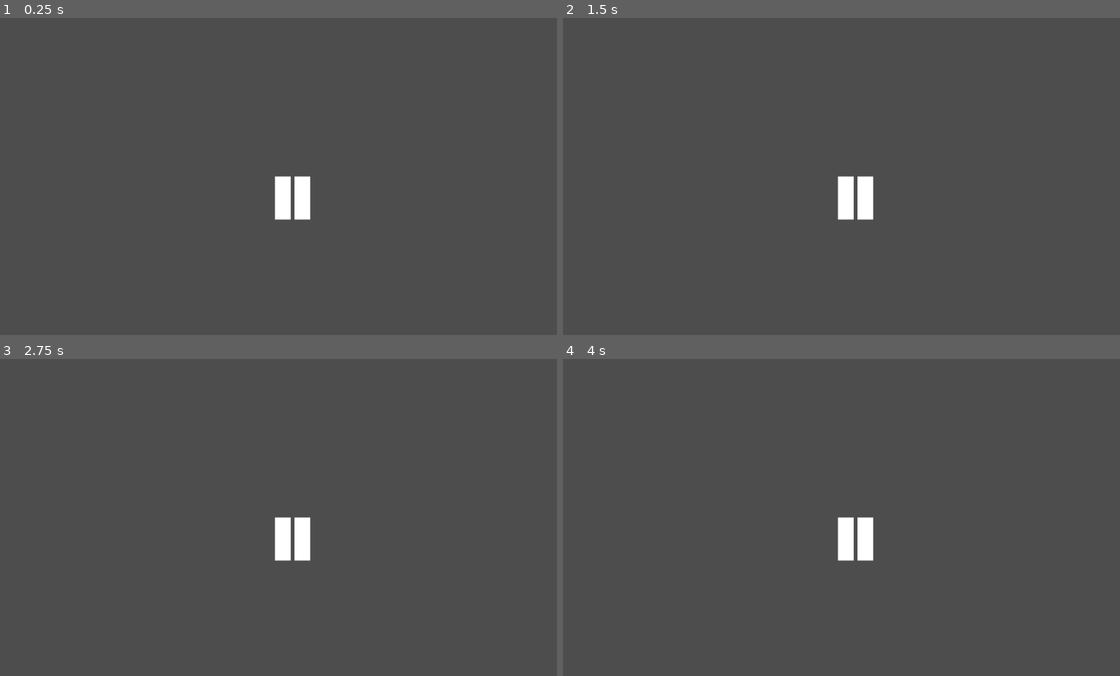
Above: before the commit, frames 1-4 (two rows, left to right).
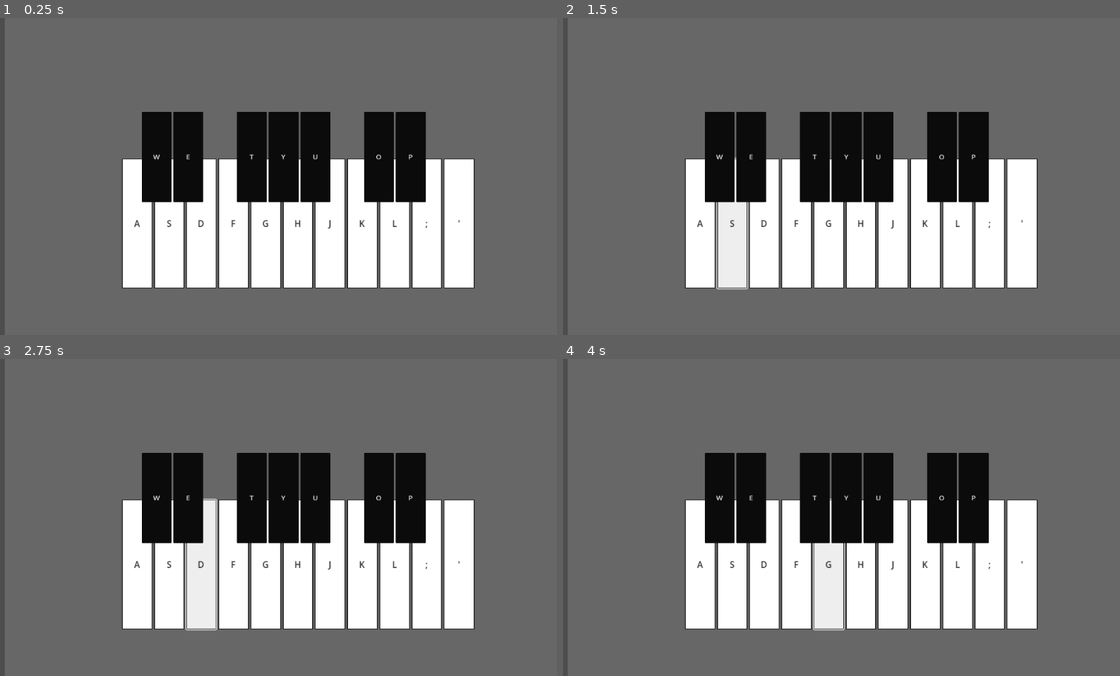
Above: after the commit, the same moments.

Repository: Zombeescott/PianoGame
Game: Godot game, scene res://Scenes/keyboard.tscn
The game is run twice, just before and just after one commit, with the same random seed, the same clock (stepped at 60 frames per second) and the same inputs. Before the commit the project starts from res://keyboard.tscn.
Inputs (mouse positions are in pixels of both pictures, inside the frame that each line leads up to):
- Up to frame 1 (0.25 s): no input
- Up to frame 2 (1.5 s): click (702, 224) at 0.5 s, where only the run after the commit has a clickable "A"; click (730, 224) at 1.25 s, where only the run after the commit has a clickable "S"
- Up to frame 3 (2.75 s): click (200, 565) at 2 s, where only the run after the commit has a clickable "D"
- Up to frame 4 (4 s): click (796, 565) at 2.75 s, where only the run after the commit has a clickable "F"; click (830, 565) at 3.5 s, where only the run after the commit has a clickable "G"

The runs differ from the first frame. In frame 1, 97% of the frame differs, in the area x 0-100%, y 0-100%; in frame 2, 97%; in frame 3, 97%; in frame 4, 97%.

Commit message:
Keyboard interface created

Diff:
--- /dev/null
+++ b/Assets/blackKey.tres
@@ -0,0 +1,28 @@
+[gd_resource type="Theme" load_steps=4 format=3 uid="uid://7pg2tkcgoci3"]
+
+[sub_resource type="StyleBoxFlat" id="StyleBoxFlat_p2xpf"]
+bg_color = Color(0.0980392, 0.0980392, 0.0980392, 1)
+corner_radius_top_left = 2
+corner_radius_top_right = 2
+corner_radius_bottom_right = 2
+corner_radius_bottom_left = 2
+
+[sub_resource type="StyleBoxFlat" id="StyleBoxFlat_jyrc4"]
+bg_color = Color(0.0431373, 0.0431373, 0.0431373, 1)
+corner_radius_top_left = 2
+corner_radius_top_right = 2
+corner_radius_bottom_right = 2
+corner_radius_bottom_left = 2
+
+[sub_resource type="StyleBoxFlat" id="StyleBoxFlat_jhuxy"]
+bg_color = Color(0.239216, 0.239216, 0.239216, 1)
+border_color = Color(0, 0, 0, 1)
+corner_radius_top_left = 2
+corner_radius_top_right = 2
+corner_radius_bottom_right = 2
+corner_radius_bottom_left = 2
+
+[resource]
+Button/styles/hover = SubResource("StyleBoxFlat_p2xpf")
+Button/styles/normal = SubResource("StyleBoxFlat_jyrc4")
+Button/styles/pressed = SubResource("StyleBoxFlat_jhuxy")
--- /dev/null
+++ b/Assets/whiteKey.tres
@@ -0,0 +1,37 @@
+[gd_resource type="Theme" load_steps=4 format=3 uid="uid://bgjrf1ffhsv5j"]
+
+[sub_resource type="StyleBoxFlat" id="StyleBoxFlat_eh72o"]
+bg_color = Color(0.933333, 0.933333, 0.933333, 1)
+border_width_left = 1
+border_width_top = 1
+border_width_right = 1
+border_width_bottom = 1
+border_color = Color(0.12549, 0.12549, 0.12549, 1)
+shadow_size = 1
+
+[sub_resource type="StyleBoxFlat" id="StyleBoxFlat_7hw58"]
+bg_color = Color(1, 1, 1, 1)
+border_width_left = 1
+border_width_top = 1
+border_width_right = 1
+border_width_bottom = 1
+border_color = Color(0.12549, 0.12549, 0.12549, 1)
+shadow_size = 1
+
+[sub_resource type="StyleBoxFlat" id="StyleBoxFlat_0wlaf"]
+bg_color = Color(0.776471, 0.776471, 0.776471, 1)
+border_width_left = 1
+border_width_top = 1
+border_width_right = 1
+border_width_bottom = 1
+border_color = Color(0.12549, 0.12549, 0.12549, 1)
+shadow_size = 1
+
+[resource]
+Button/colors/font_color = Color(0.188235, 0.188235, 0.188235, 1)
+Button/colors/font_focus_color = Color(0.188235, 0.188235, 0.188235, 1)
+Button/colors/font_hover_color = Color(0.188235, 0.188235, 0.188235, 1)
+Button/colors/font_pressed_color = Color(0.188235, 0.188235, 0.188235, 1)
+Button/styles/hover = SubResource("StyleBoxFlat_eh72o")
+Button/styles/normal = SubResource("StyleBoxFlat_7hw58")
+Button/styles/pressed = SubResource("StyleBoxFlat_0wlaf")
--- a/Keyboard.gd
+++ /dev/null
@@ -1,17 +0,0 @@
-extends Node2D
-
-
-# Called when the node enters the scene tree for the first time.
-func _ready():
-	pass # Replace with function body.
-
-
-# Called every frame. 'delta' is the elapsed time since the previous frame.
-func _process(delta):
-	pass
-
-func _input(event):
-	if Input.is_key_pressed(KEY_A):
-		print("a")
-	if Input.is_key_pressed(KEY_S):
-		print("s")
--- /dev/null
+++ b/Scenes/KeyComponent.tscn
@@ -0,0 +1,16 @@
+[gd_scene load_steps=3 format=3 uid="uid://bhlkhlrinqmnh"]
+
+[ext_resource type="Script" path="res://Scripts/KeyComponent.gd" id="1_b6qmj"]
+[ext_resource type="Theme" uid="uid://bgjrf1ffhsv5j" path="res://Assets/whiteKey.tres" id="1_kdtc4"]
+
+[node name="Key" type="Button"]
+offset_left = 880.0
+offset_top = 216.0
+offset_right = 888.0
+offset_bottom = 336.0
+size_flags_horizontal = 3
+theme = ExtResource("1_kdtc4")
+text = "NOTE"
+script = ExtResource("1_b6qmj")
+
+[connection signal="button_down" from="." to="." method="_on_button_down"]
--- a/Scenes/key_component.tscn
+++ /dev/null
@@ -1,6 +0,0 @@
-[gd_scene load_steps=2 format=3 uid="uid://d2d4n4qvpyyo5"]
-
-[ext_resource type="Script" path="res://Scripts/KeyComponent.gd" id="1_ppmi7"]
-
-[node name="KeyComponent" type="TouchScreenButton"]
-script = ExtResource("1_ppmi7")
--- a/Scenes/keyboard.tscn
+++ b/Scenes/keyboard.tscn
@@ -1,21 +1,164 @@
-[gd_scene load_steps=4 format=3 uid="uid://bfy5s7rgxkbt"]
+[gd_scene load_steps=5 format=3 uid="uid://3m1nnbahfvme"]
 
 [ext_resource type="Script" path="res://Scripts/Keyboard.gd" id="1_3lyc4"]
-[ext_resource type="Texture2D" uid="uid://4xvypeyg4vgk" path="res://Sprites/white.png" id="2_2o8xh"]
-[ext_resource type="PackedScene" uid="uid://d2d4n4qvpyyo5" path="res://Scenes/key_component.tscn" id="3_87y0n"]
+[ext_resource type="Theme" uid="uid://bgjrf1ffhsv5j" path="res://Assets/whiteKey.tres" id="2_320ij"]
+[ext_resource type="PackedScene" uid="uid://bhlkhlrinqmnh" path="res://Scenes/KeyComponent.tscn" id="2_holbd"]
+[ext_resource type="Theme" uid="uid://7pg2tkcgoci3" path="res://Assets/blackKey.tres" id="3_x4jb4"]
 
-[node name="Keyboard" type="Node2D"]
+[node name="Keyboard" type="Node"]
 script = ExtResource("1_3lyc4")
 
-[node name="keyC" type="TouchScreenButton" parent="."]
-scale = Vector2(0.64, 1.76)
-texture_normal = ExtResource("2_2o8xh")
-
-[node name="keyD" type="TouchScreenButton" parent="."]
-position = Vector2(40, 0)
-scale = Vector2(0.64, 1.76)
-texture_normal = ExtResource("2_2o8xh")
+[node name="ColorRect" type="ColorRect" parent="."]
+offset_left = 24.0
+offset_right = 1176.0
+offset_bottom = 652.0
+color = Color(0.403922, 0.403922, 0.403922, 1)
 
 [node name="Camera2D" type="Camera2D" parent="."]
+position = Vector2(576, 328)
 
-[node name="KeyComponent" parent="." instance=ExtResource("3_87y0n")]
+[node name="CanvasLayer" type="CanvasLayer" parent="."]
+
+[node name="WhiteNotes" type="PanelContainer" parent="CanvasLayer"]
+self_modulate = Color(1, 1, 1, 0)
+anchors_preset = 8
+anchor_left = 0.5
+anchor_top = 0.5
+anchor_right = 0.5
+anchor_bottom = 0.5
+offset_left = -312.0
+offset_top = -36.0
+offset_right = 336.0
+offset_bottom = 196.0
+grow_horizontal = 2
+grow_vertical = 2
+scale = Vector2(1.10966, 1.13947)
+theme = ExtResource("2_320ij")
+
+[node name="HBoxContainer" type="HBoxContainer" parent="CanvasLayer/WhiteNotes"]
+layout_mode = 2
+theme = ExtResource("2_320ij")
+
+[node name="C_Whole" parent="CanvasLayer/WhiteNotes/HBoxContainer" instance=ExtResource("2_holbd")]
+layout_mode = 2
+text = "A"
+note = "c_whole"
+
+[node name="D_Whole" parent="CanvasLayer/WhiteNotes/HBoxContainer" instance=ExtResource("2_holbd")]
+layout_mode = 2
+text = "S"
+note = "d_whole"
+
+[node name="E_Whole" parent="CanvasLayer/WhiteNotes/HBoxContainer" instance=ExtResource("2_holbd")]
+layout_mode = 2
+text = "D"
+note = "e_whole"
+
+[node name="F_Whole" parent="CanvasLayer/WhiteNotes/HBoxContainer" instance=ExtResource("2_holbd")]
+layout_mode = 2
+text = "F"
+note = "f_whole"
+
+[node name="G_Whole" parent="CanvasLayer/WhiteNotes/HBoxContainer" instance=ExtResource("2_holbd")]
+layout_mode = 2
+text = "G"
+note = "g_whole"
+
+[node name="A_Whole" parent="CanvasLayer/WhiteNotes/HBoxContainer" instance=ExtResource("2_holbd")]
+layout_mode = 2
+text = "H"
+note = "a_whole"
+
+[node name="B_Whole" parent="CanvasLayer/WhiteNotes/HBoxContainer" instance=ExtResource("2_holbd")]
+layout_mode = 2
+text = "J"
+note = "b_whole"
+
+[node name="C_Whole2" parent="CanvasLayer/WhiteNotes/HBoxContainer" instance=ExtResource("2_holbd")]
+layout_mode = 2
+text = "K"
+note = "c_whole_2"
+octave = 1
+
+[node name="D_Whole2" parent="CanvasLayer/WhiteNotes/HBoxContainer" instance=ExtResource("2_holbd")]
+layout_mode = 2
+text = "L"
+note = "d_whole_2"
+octave = 1
+
+[node name="E_Whole2" parent="CanvasLayer/WhiteNotes/HBoxContainer" instance=ExtResource("2_holbd")]
+layout_mode = 2
+text = ";"
+note = "e_whole_2"
+octave = 1
+
+[node name="F_Whole2" parent="CanvasLayer/WhiteNotes/HBoxContainer" instance=ExtResource("2_holbd")]
+layout_mode = 2
+text = "'"
+note = "f_whole_2"
+octave = 1
+
+[node name="BlackNotes" type="PanelContainer" parent="CanvasLayer"]
+self_modulate = Color(1, 1, 1, 0)
+offset_left = 304.0
+offset_top = 192.0
+offset_right = 952.0
+offset_bottom = 424.0
+scale = Vector2(0.895426, 0.795201)
+theme = ExtResource("3_x4jb4")
+
+[node name="HBoxContainer" type="HBoxContainer" parent="CanvasLayer/BlackNotes"]
+layout_mode = 2
+theme = ExtResource("3_x4jb4")
+
+[node name="C_Sharp" parent="CanvasLayer/BlackNotes/HBoxContainer" instance=ExtResource("2_holbd")]
+layout_mode = 2
+theme = ExtResource("3_x4jb4")
+text = "W"
+note = "c_sharp"
+
+[node name="D_Sharp" parent="CanvasLayer/BlackNotes/HBoxContainer" instance=ExtResource("2_holbd")]
+layout_mode = 2
+theme = ExtResource("3_x4jb4")
+text = "E"
+note = "d_sharp"
+
+[node name="Spacer" type="Control" parent="CanvasLayer/BlackNotes/HBoxContainer"]
+layout_mode = 2
+size_flags_horizontal = 3
+
+[node name="F_Sharp" parent="CanvasLayer/BlackNotes/HBoxContainer" instance=ExtResource("2_holbd")]
+layout_mode = 2
+theme = ExtResource("3_x4jb4")
+text = "T"
+note = "f_sharp"
+
+[node name="G_Sharp" parent="CanvasLayer/BlackNotes/HBoxContainer" instance=ExtResource("2_holbd")]
+layout_mode = 2
+theme = ExtResource("3_x4jb4")
+text = "Y"
+note = "g_sharp"
+
+[node name="A_Sharp" parent="CanvasLayer/BlackNotes/HBoxContainer" instance=ExtResource("2_holbd")]
+layout_mode = 2
+theme = ExtResource("3_x4jb4")
+text = "U"
+note = "a_sharp"
+
+[node name="Spacer2" type="Control" parent="CanvasLayer/BlackNotes/HBoxContainer"]
+layout_mode = 2
+size_flags_horizontal = 3
+
+[node name="C_Sharp2" parent="CanvasLayer/BlackNotes/HBoxContainer" instance=ExtResource("2_holbd")]
+layout_mode = 2
+theme = ExtResource("3_x4jb4")
+text = "O"
+note = "c_sharp_2"
+octave = 1
+
+[node name="D_Sharp2" parent="CanvasLayer/BlackNotes/HBoxContainer" instance=ExtResource("2_holbd")]
+layout_mode = 2
+theme = ExtResource("3_x4jb4")
+text = "P"
+note = "d_sharp_2"
+octave = 1
--- a/Scripts/KeyComponent.gd
+++ b/Scripts/KeyComponent.gd
@@ -1,5 +1,8 @@
-extends TouchScreenButton
+extends Button
+signal key_pressed
 
+@export var note : String
+@export var octave : int
 
 # Called when the node enters the scene tree for the first time.
 func _ready():
@@ -8,4 +11,10 @@
 
 # Called every frame. 'delta' is the elapsed time since the previous frame.
 func _process(delta):
-	pass
+	if Input.is_action_just_pressed(note):
+		_on_button_down()
+
+
+func _on_button_down():
+	print("Note: ", note, " Octave: ", octave)
+	key_pressed.emit(note, octave)
--- a/Scripts/Keyboard.gd
+++ b/Scripts/Keyboard.gd
@@ -1,5 +1,5 @@
-extends Node2D
-
+extends Node
+signal note_pressed
 
 # Called when the node enters the scene tree for the first time.
 func _ready():
@@ -9,9 +9,3 @@
 # Called every frame. 'delta' is the elapsed time since the previous frame.
 func _process(delta):
 	pass
-
-func _input(event):
-	if Input.is_key_pressed(KEY_A):
-		print("a")
-	if Input.is_key_pressed(KEY_S):
-		print("s")
--- a/keyboard.tscn
+++ /dev/null
@@ -1,18 +0,0 @@
-[gd_scene load_steps=3 format=3 uid="uid://dnkbn6mu3mvyi"]
-
-[ext_resource type="Script" path="res://Keyboard.gd" id="1_8a8m0"]
-[ext_resource type="Texture2D" uid="uid://4xvypeyg4vgk" path="res://Sprites/white.png" id="2_6jnue"]
-
-[node name="Keyboard" type="Node2D"]
-script = ExtResource("1_8a8m0")
-
-[node name="keyC" type="TouchScreenButton" parent="."]
-scale = Vector2(0.64, 1.76)
-texture_normal = ExtResource("2_6jnue")
-
-[node name="keyD" type="TouchScreenButton" parent="."]
-position = Vector2(40, 0)
-scale = Vector2(0.64, 1.76)
-texture_normal = ExtResource("2_6jnue")
-
-[node name="Camera2D" type="Camera2D" parent="."]
--- a/project.godot
+++ b/project.godot
@@ -11,9 +11,102 @@
 [application]
 
 config/name="Piano Game"
-run/main_scene="res://keyboard.tscn"
+run/main_scene="res://Scenes/keyboard.tscn"
 config/features=PackedStringArray("4.0", "Forward Plus")
 config/icon="res://icon.svg"
+
+[input]
+
+c_sharp={
+"deadzone": 0.5,
+"events": [Object(InputEventKey,"resource_local_to_scene":false,"resource_name":"","device":-1,"window_id":0,"alt_pressed":false,"shift_pressed":false,"ctrl_pressed":false,"meta_pressed":false,"pressed":false,"keycode":0,"physical_keycode":87,"key_label":0,"unicode":119,"echo":false,"script":null)
+]
+}
+d_sharp={
+"deadzone": 0.5,
+"events": [Object(InputEventKey,"resource_local_to_scene":false,"resource_name":"","device":-1,"window_id":0,"alt_pressed":false,"shift_pressed":false,"ctrl_pressed":false,"meta_pressed":false,"pressed":false,"keycode":0,"physical_keycode":69,"key_label":0,"unicode":101,"echo":false,"script":null)
+]
+}
+f_sharp={
+"deadzone": 0.5,
+"events": [Object(InputEventKey,"resource_local_to_scene":false,"resource_name":"","device":-1,"window_id":0,"alt_pressed":false,"shift_pressed":false,"ctrl_pressed":false,"meta_pressed":false,"pressed":false,"keycode":0,"physical_keycode":84,"key_label":0,"unicode":116,"echo":false,"script":null)
+]
+}
+g_sharp={
+"deadzone": 0.5,
+"events": [Object(InputEventKey,"resource_local_to_scene":false,"resource_name":"","device":-1,"window_id":0,"alt_pressed":false,"shift_pressed":false,"ctrl_pressed":false,"meta_pressed":false,"pressed":false,"keycode":0,"physical_keycode":89,"key_label":0,"unicode":121,"echo":false,"script":null)
+]
+}
+a_sharp={
+"deadzone": 0.5,
+"events": [Object(InputEventKey,"resource_local_to_scene":false,"resource_name":"","device":-1,"window_id":0,"alt_pressed":false,"shift_pressed":false,"ctrl_pressed":false,"meta_pressed":false,"pressed":false,"keycode":0,"physical_keycode":85,"key_label":0,"unicode":117,"echo":false,"script":null)
+]
+}
+c_sharp_2={
+"deadzone": 0.5,
+"events": [Object(InputEventKey,"resource_local_to_scene":false,"resource_name":"","device":-1,"window_id":0,"alt_pressed":false,"shift_pressed":false,"ctrl_pressed":false,"meta_pressed":false,"pressed":false,"keycode":0,"physical_keycode":79,"key_label":0,"unicode":111,"echo":false,"script":null)
+]
+}
+d_sharp_2={
+"deadzone": 0.5,
+"events": [Object(InputEventKey,"resource_local_to_scene":false,"resource_name":"","device":-1,"window_id":0,"alt_pressed":false,"shift_pressed":false,"ctrl_pressed":false,"meta_pressed":false,"pressed":false,"keycode":0,"physical_keycode":80,"key_label":0,"unicode":112,"echo":false,"script":null)
+]
+}
+c_whole={
+"deadzone": 0.5,
+"events": [Object(InputEventKey,"resource_local_to_scene":false,"resource_name":"","device":-1,"window_id":0,"alt_pressed":false,"shift_pressed":false,"ctrl_pressed":false,"meta_pressed":false,"pressed":false,"keycode":0,"physical_keycode":65,"key_label":0,"unicode":97,"echo":false,"script":null)
+]
+}
+d_whole={
+"deadzone": 0.5,
+"events": [Object(InputEventKey,"resource_local_to_scene":false,"resource_name":"","device":-1,"window_id":0,"alt_pressed":false,"shift_pressed":false,"ctrl_pressed":false,"meta_pressed":false,"pressed":false,"keycode":0,"physical_keycode":83,"key_label":0,"unicode":115,"echo":false,"script":null)
+]
+}
+e_whole={
+"deadzone": 0.5,
+"events": [Object(InputEventKey,"resource_local_to_scene":false,"resource_name":"","device":-1,"window_id":0,"alt_pressed":false,"shift_pressed":false,"ctrl_pressed":false,"meta_pressed":false,"pressed":false,"keycode":0,"physical_keycode":68,"key_label":0,"unicode":100,"echo":false,"script":null)
+]
+}
+f_whole={
+"deadzone": 0.5,
+"events": [Object(InputEventKey,"resource_local_to_scene":false,"resource_name":"","device":-1,"window_id":0,"alt_pressed":false,"shift_pressed":false,"ctrl_pressed":false,"meta_pressed":false,"pressed":false,"keycode":0,"physical_keycode":70,"key_label":0,"unicode":102,"echo":false,"script":null)
+]
+}
+g_whole={
+"deadzone": 0.5,
+"events": [Object(InputEventKey,"resource_local_to_scene":false,"resource_name":"","device":-1,"window_id":0,"alt_pressed":false,"shift_pressed":false,"ctrl_pressed":false,"meta_pressed":false,"pressed":false,"keycode":0,"physical_keycode":71,"key_label":0,"unicode":103,"echo":false,"script":null)
+]
+}
+a_whole={
+"deadzone": 0.5,
+"events": [Object(InputEventKey,"resource_local_to_scene":false,"resource_name":"","device":-1,"window_id":0,"alt_pressed":false,"shift_pressed":false,"ctrl_pressed":false,"meta_pressed":false,"pressed":false,"keycode":0,"physical_keycode":72,"key_label":0,"unicode":104,"echo":false,"script":null)
+]
+}
+b_whole={
+"deadzone": 0.5,
+"events": [Object(InputEventKey,"resource_local_to_scene":false,"resource_name":"","device":-1,"window_id":0,"alt_pressed":false,"shift_pressed":false,"ctrl_pressed":false,"meta_pressed":false,"pressed":false,"keycode":0,"physical_keycode":74,"key_label":0,"unicode":106,"echo":false,"script":null)
+]
+}
+c_whole_2={
+"deadzone": 0.5,
+"events": [Object(InputEventKey,"resource_local_to_scene":false,"resource_name":"","device":-1,"window_id":0,"alt_pressed":false,"shift_pressed":false,"ctrl_pressed":false,"meta_pressed":false,"pressed":false,"keycode":0,"physical_keycode":75,"key_label":0,"unicode":107,"echo":false,"script":null)
+]
+}
+d_whole_2={
+"deadzone": 0.5,
+"events": [Object(InputEventKey,"resource_local_to_scene":false,"resource_name":"","device":-1,"window_id":0,"alt_pressed":false,"shift_pressed":false,"ctrl_pressed":false,"meta_pressed":false,"pressed":false,"keycode":0,"physical_keycode":76,"key_label":0,"unicode":108,"echo":false,"script":null)
+]
+}
+e_whole_2={
+"deadzone": 0.5,
+"events": [Object(InputEventKey,"resource_local_to_scene":false,"resource_name":"","device":-1,"window_id":0,"alt_pressed":false,"shift_pressed":false,"ctrl_pressed":false,"meta_pressed":false,"pressed":false,"keycode":0,"physical_keycode":59,"key_label":0,"unicode":59,"echo":false,"script":null)
+]
+}
+f_whole_2={
+"deadzone": 0.5,
+"events": [Object(InputEventKey,"resource_local_to_scene":false,"resource_name":"","device":-1,"window_id":0,"alt_pressed":false,"shift_pressed":false,"ctrl_pressed":false,"meta_pressed":false,"pressed":false,"keycode":0,"physical_keycode":39,"key_label":0,"unicode":39,"echo":false,"script":null)
+]
+}
 
 [input_devices]
 
Not shown, added: Assets/Sounds/Piano Note C Sound Effect.mp3.import
Binary file removed: Sprites/white.png
Not shown, removed: Sprites/white.png.import
Not shown, added: Assets/Sounds/Piano Note C Sound Effect.mp3
